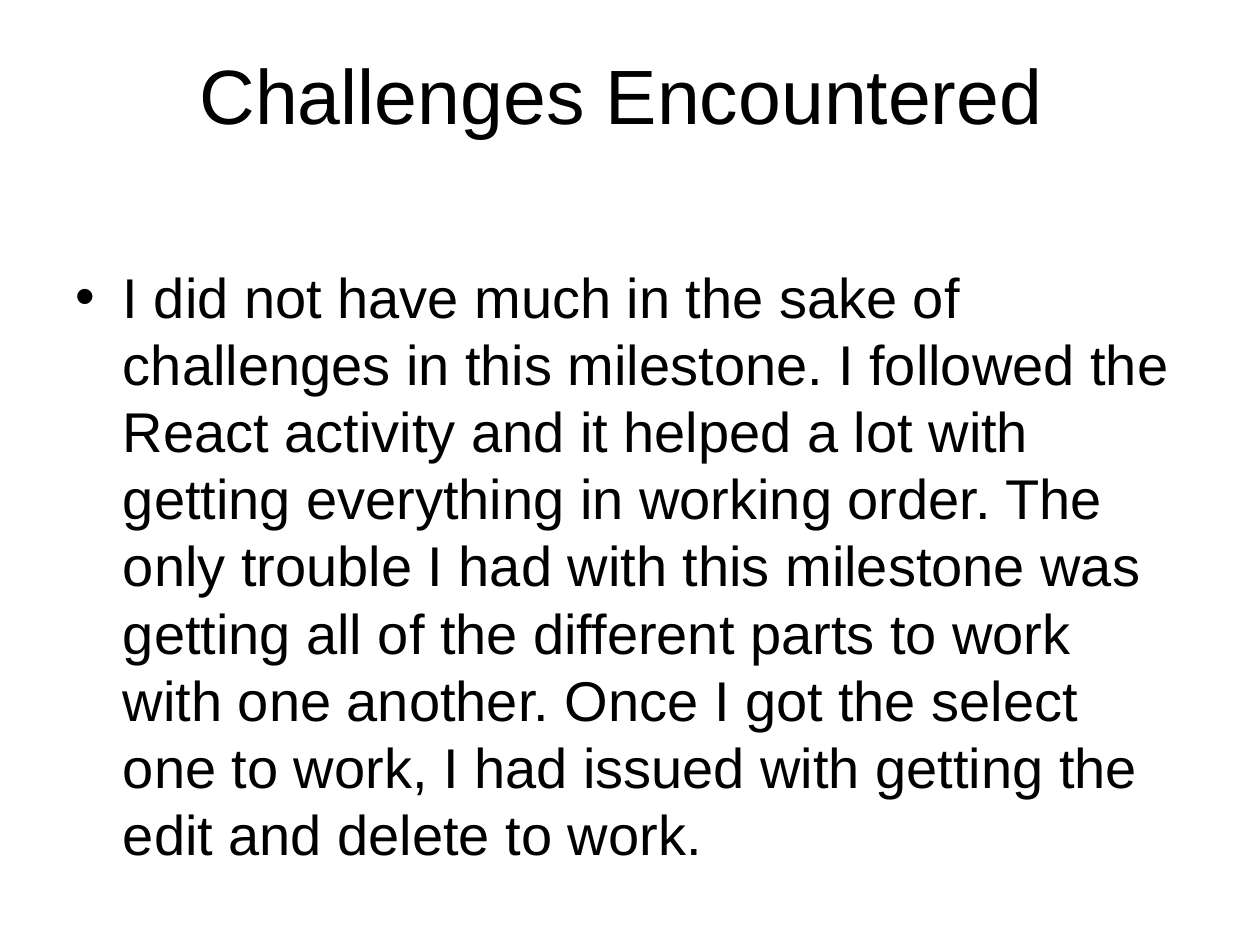
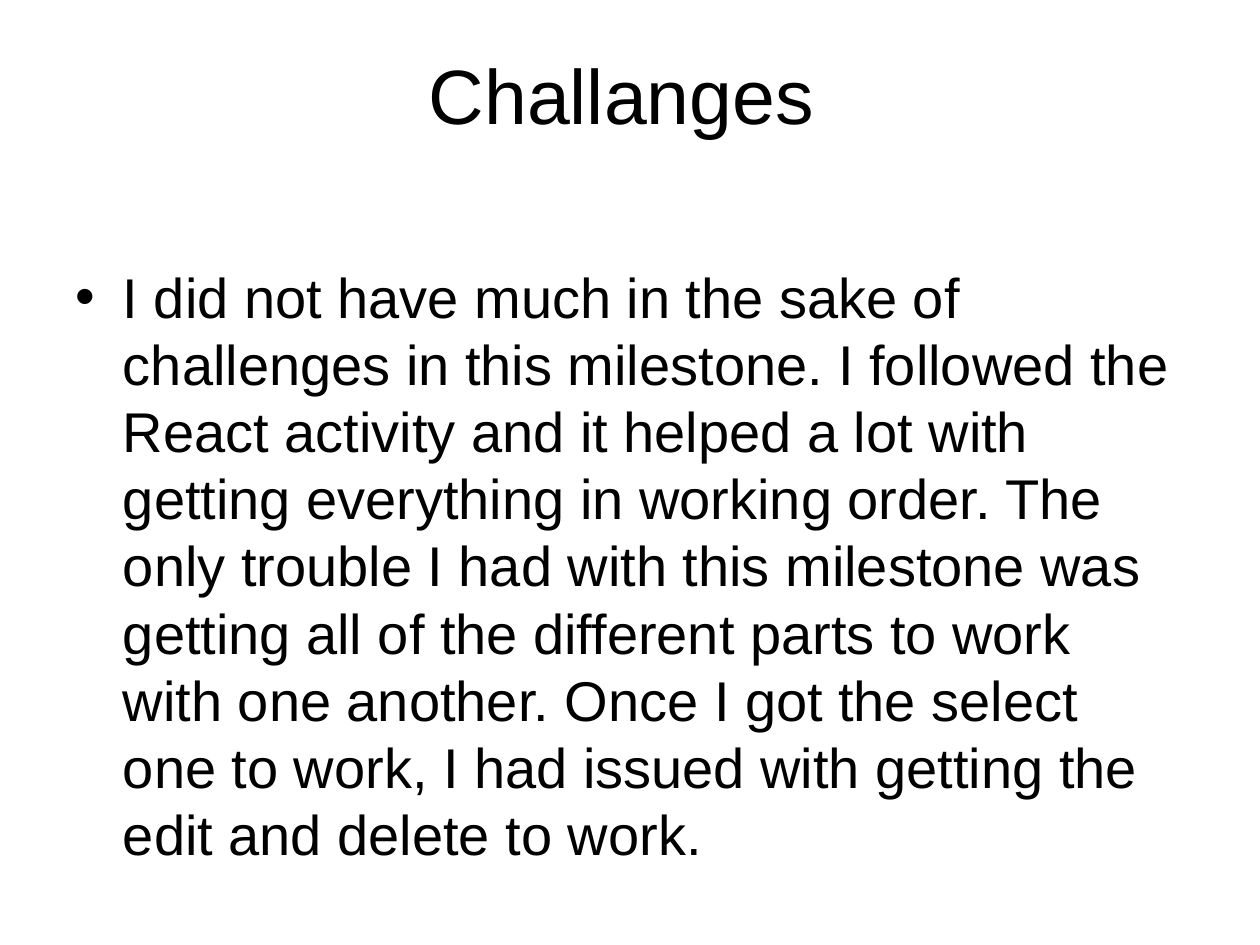
Before and after one commit to rcoon1/CST-391, a slide deck: slide 11 of Milestones/Milestone 6/Milestone6Rcoon.pptx (slide 3 before the commit). Drawn at 1260x945 pixels with LibreOffice and Linux fonts; fonts in the diff are those of the drawing; background and template pictures are left out. Boxes give left, top, right and bottom in pixels: in the first picture for what was removed or moved away, otherwise in the second. Text is boxed around its words. In the diff, an @@ line names an element or a change of style, - is before the commit and + after.

```diff
--- a/Milestones/Milestone 6/Milestone6Rcoon.pptx
+++ b/Milestones/Milestone 6/Milestone6Rcoon.pptx
@@ title at (429, 68, 814, 139): text changed @@
-Challenges Encountered
+Challanges
```
Also in this commit, not shown: 6 other slides changed, 3 slides added, 1 slide removed, 1 other file.
